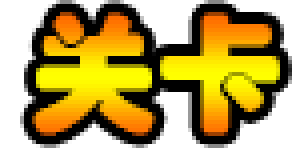
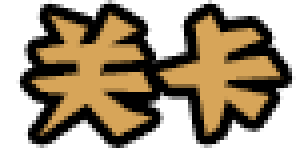
Layer changes from the first 308px x 152px image to the second:
added layer "关卡" (1st of 2) above "关卡" over [28, 12, 284, 136]
hid "关卡" (2nd of 2) over [32, 12, 280, 136]
